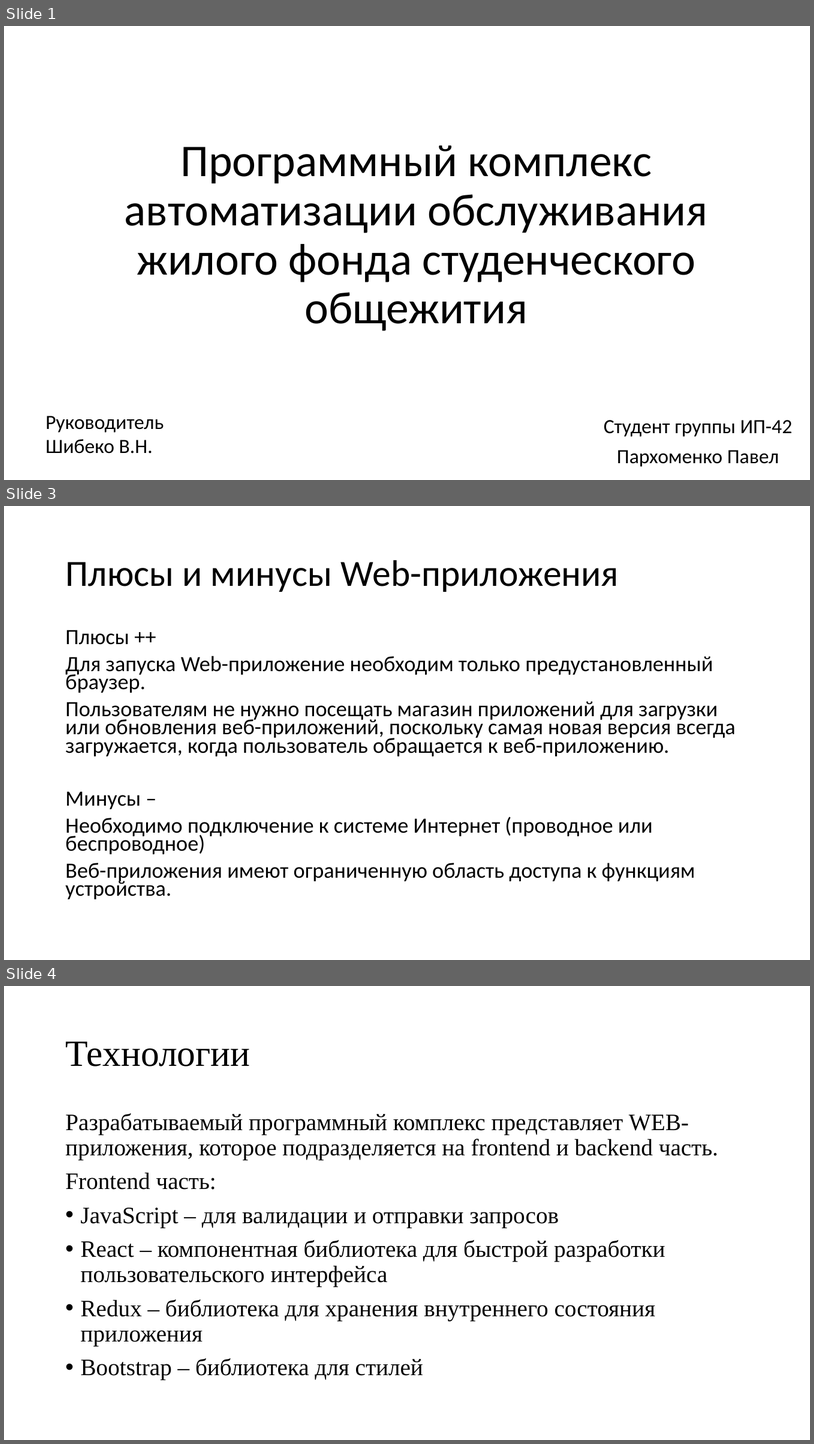
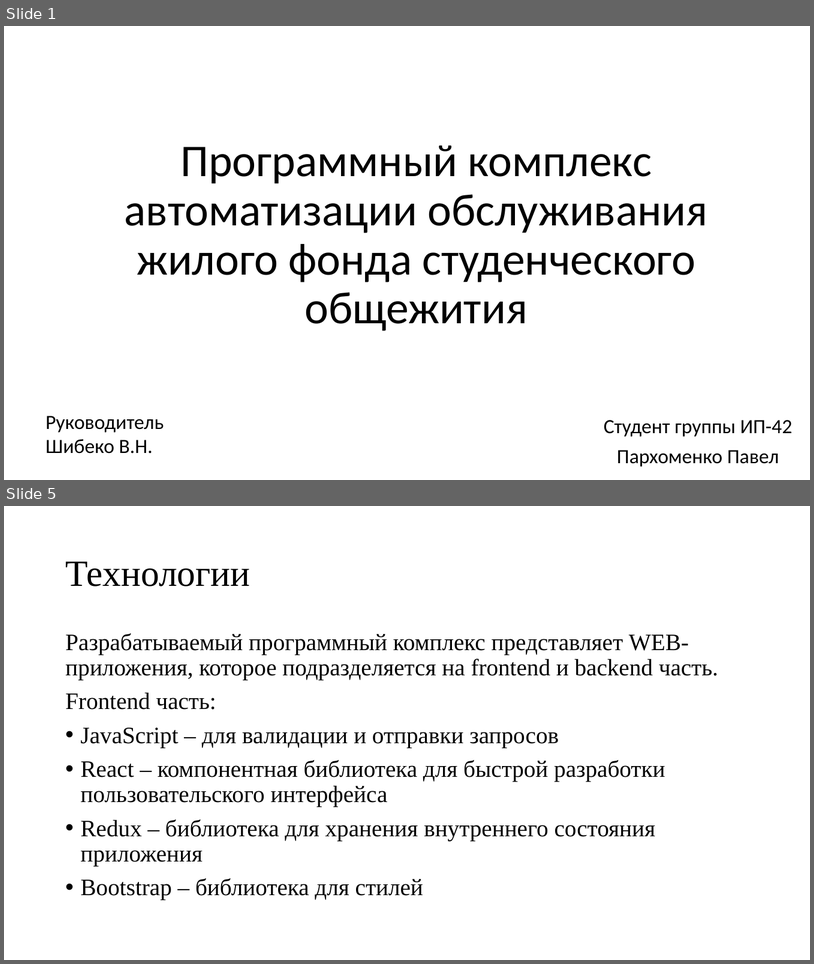
Before and after one commit to Pavel-Parkhomenko/Student-Hostel-Service, a slide deck: docs/прочее/Конференция.pptx. Shown one above the other, each under a label of ours: slides 1, 3 and 4 before the commit, slides 1 and 5 after it; the slides between them are not shown. The pictures are 814x1444 and 814x964 pixels, drawn with LibreOffice and Linux fonts; fonts in the diff are those of the drawing. Boxes give left, top, right and bottom in pixels: in the first picture for what was removed or moved away, otherwise in the second. Text is boxed around its words. In the diff, an @@ line names an element or a change of style, - is before the commit and + after.

```diff
--- a/docs/прочее/Конференция.pptx
+++ b/docs/прочее/Конференция.pptx
@@ slide 3 removed at box(4, 506, 810, 960), background #FFFFFF @@
@@ title removed at box(65, 560, 619, 592) @@
-Плюсы и минусы Web-приложения
@@ text removed at box(65, 630, 736, 899) @@
-Плюсы ++
-Для запуска Web-приложение необходим только предустановленный браузер.
-Пользователям не нужно посещать магазин приложений для загрузки или обновления веб-приложений, поскольку самая новая версия всегда загружается, когда пользователь обращается к веб-приложению.
-Минусы –
-Необходимо подключение к системе Интернет (проводное или беспроводное)
-Веб-приложения имеют ограниченную область доступа к функциям устройства.
@@ what was slide 4 is now slide 5 @@
```
Also in this commit, not shown: 1 slide changed, 7 slides added, 3 other slides removed, 57 other files.
